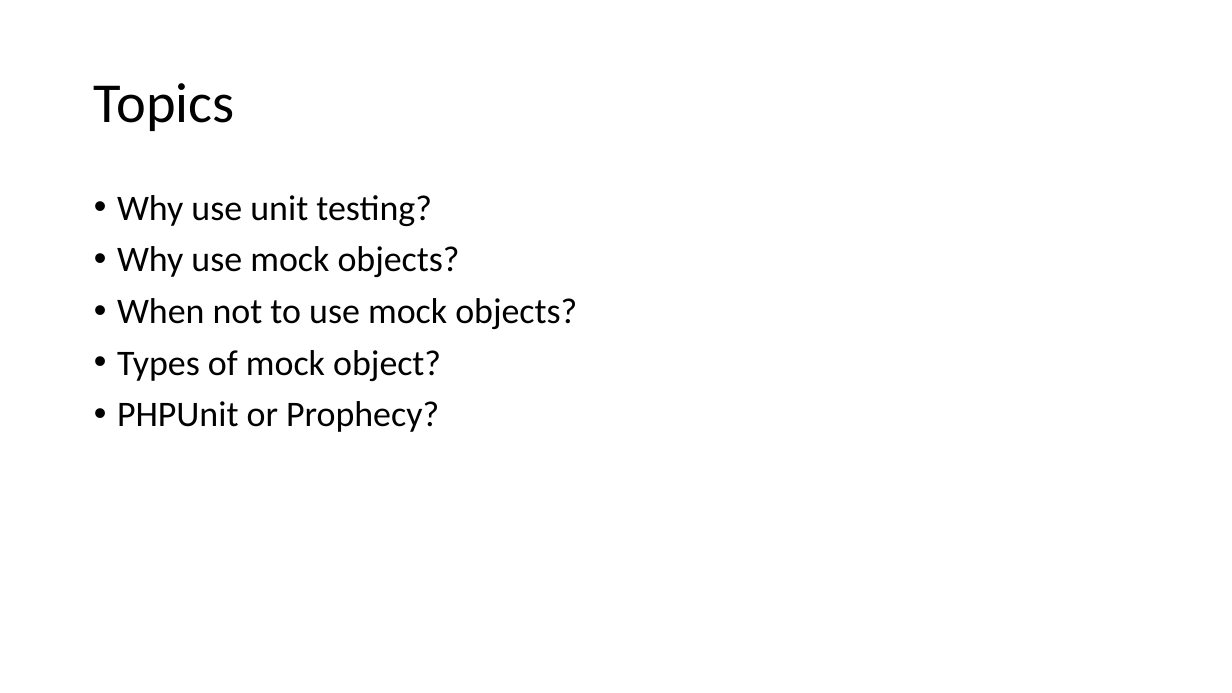
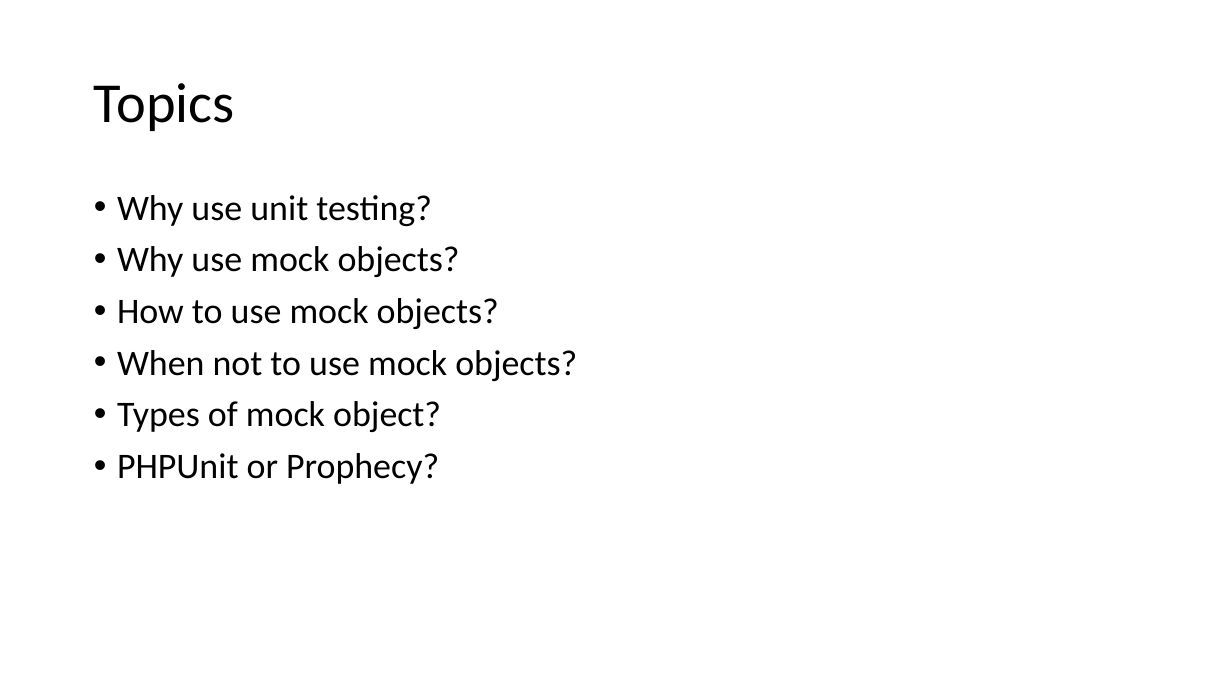
Before and after one commit to docljn/phpunit-or-prophecy-for-mocks, a slide deck: slide 5 of Creating Unit Test Mocks - PHPUnit or Prophecy.odp. Drawn at 1232x693 pixels with LibreOffice and Linux fonts; fonts in the diff are those of the drawing. Boxes give left, top, right and bottom in pixels: in the first picture for what was removed or moved away, otherwise in the second. Text is boxed around its words. In the diff, an @@ line names an element or a change of style, - is before the commit and + after.

```diff
--- a/Creating Unit Test Mocks - PHPUnit or Prophecy.odp
+++ b/Creating Unit Test Mocks - PHPUnit or Prophecy.odp
@@ text at box(117, 298, 499, 329): paragraph added @@
+• How to use mock objects?
```
Also in this commit, not shown: 7 other slides changed, 2 slides added, 1 other file.
